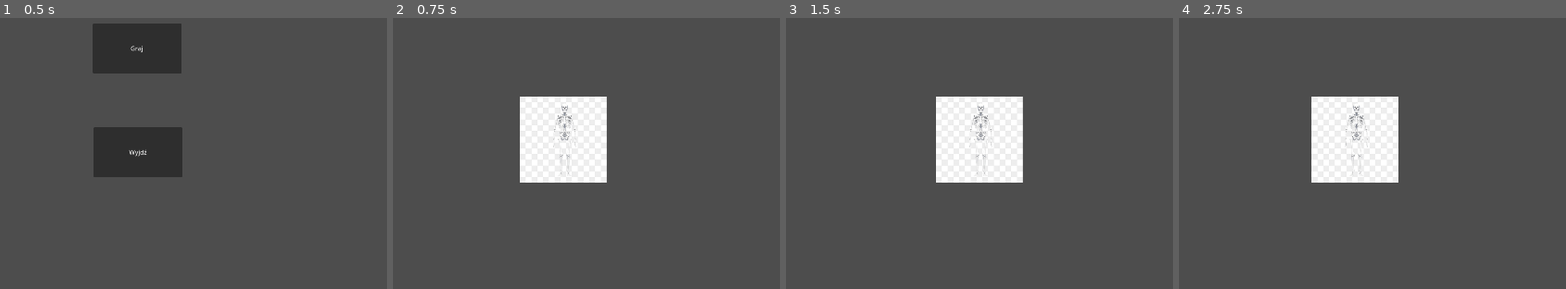
Above: before the commit, frames 1-4 (left to right).
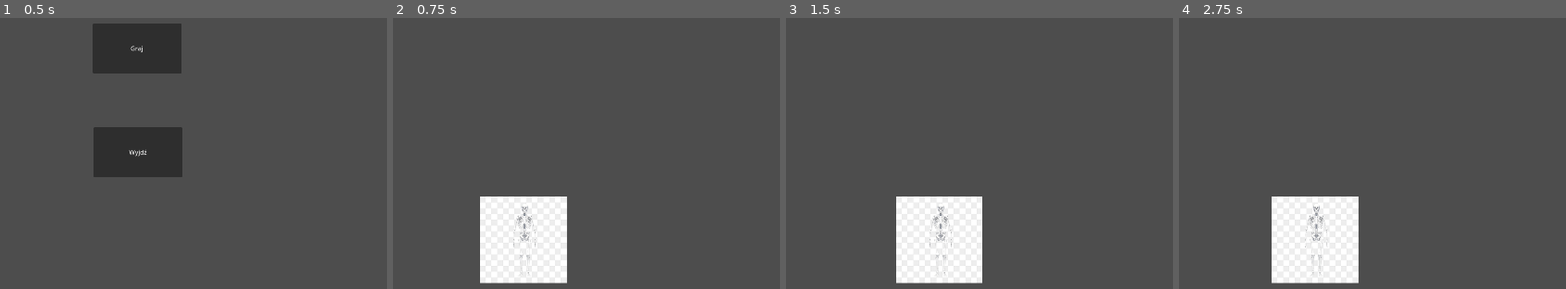
Above: after the commit, the same moments.

Repository: SonSku/CriticalFailureOr1Place
Game: Godot game, scene res://Scenes/intro.tscn
The game is run twice, just before and just after one commit, with the same random seed, the same clock (stepped at 60 frames per second) and the same inputs.
Inputs:
- Up to frame 1 (0.5 s): no input
- Up to frame 2 (0.75 s): click "Graj" at 0.5 s
- Up to frame 3 (1.5 s): tap Enter at 1.25 s; hold Right (ui_right) from 1.28 s (still down)
- Up to frame 4 (2.75 s): release Right (ui_right) at 2.03 s; hold Left (ui_left) from 2.03 s (still down)

Frame 1 is identical in both runs. In frame 2, 14% of the frame differs, in the area x 22-56%, y 29-98%; in frame 3, 14%; in frame 4, 14%.

Commit message:
fixed some things

Diff:
--- a/placeholder/Scenes/game.tscn
+++ b/placeholder/Scenes/game.tscn
@@ -8,10 +8,13 @@
 [node name="Game" type="Node2D"]
 
 [node name="Skeleton" parent="." instance=ExtResource("1_q6oym")]
+position = Vector2(856, 800)
 
 [node name="Camera2D" type="Camera2D" parent="."]
+position = Vector2(960, 536)
 
 [node name="StaticBody2D" type="StaticBody2D" parent="."]
+position = Vector2(960, 776)
 
 [node name="CollisionShape2D" type="CollisionShape2D" parent="StaticBody2D"]
 shape = SubResource("WorldBoundaryShape2D_ldjo2")
